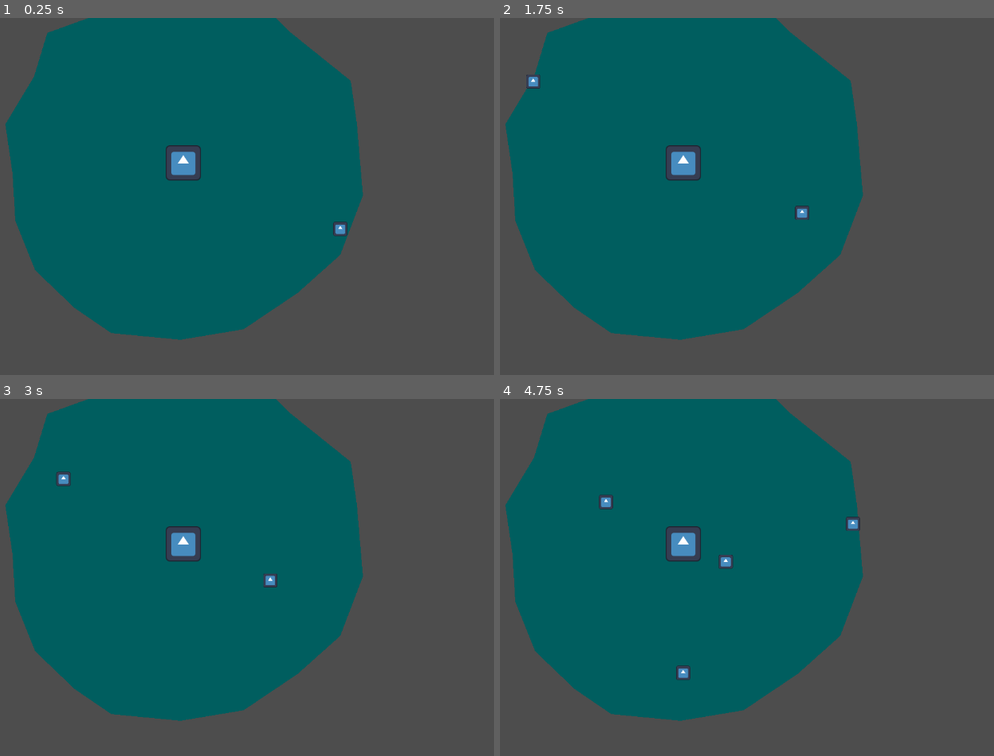
Above: before the commit, frames 1-4 (two rows, left to right).
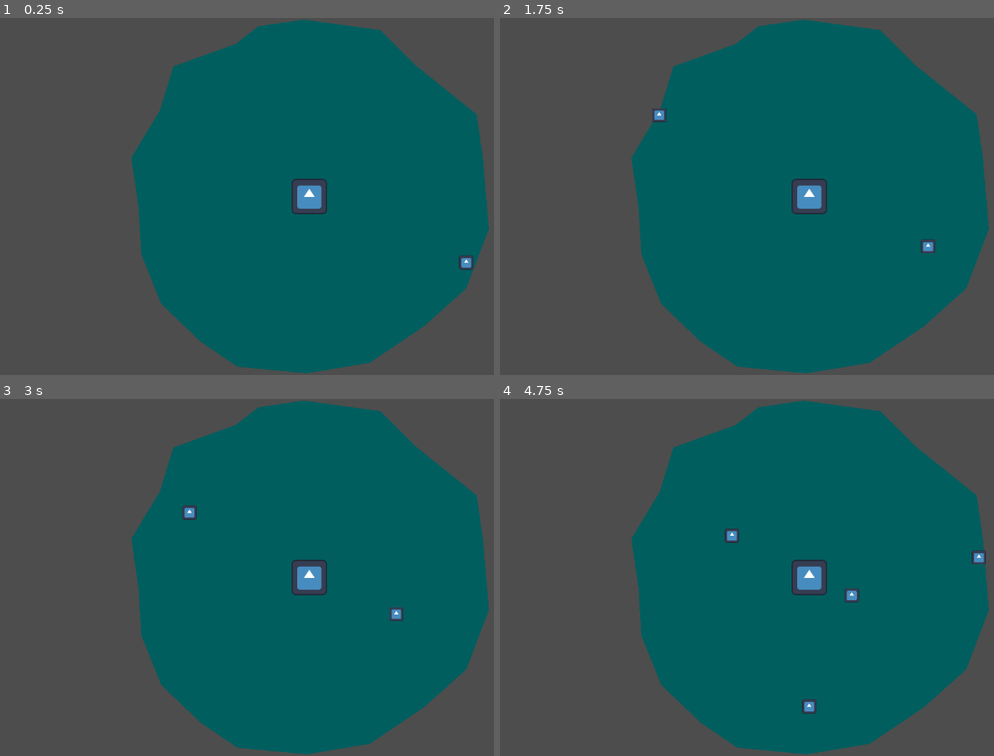
Above: after the commit, the same moments.

Repository: alifeee/loop
Game: Godot game, scene res://scenes/main.tscn
The game is run twice, just before and just after one commit, with the same random seed, the same clock (stepped at 60 frames per second) and the same inputs. The engine's default icon, where the game draws it, is replaced by a stand-in: a white triangle on a blue panel in a dark square.
Inputs (mouse positions are in pixels of both pictures, inside the frame that each line leads up to):
- Up to frame 1 (0.25 s): no input
- Up to frame 2 (1.75 s): move the mouse to (949, 178) at 0.52 s; click (949, 178) at 0.67 s; move the mouse to (682, 214) at 1.27 s; click (682, 214) at 1.42 s
- Up to frame 3 (3 s): move the mouse to (370, 498) at 2.02 s; click (370, 498) at 2.17 s; move the mouse to (276, 648) at 2.77 s; click (276, 648) at 2.92 s
- Up to frame 4 (4.75 s): move the mouse to (outside the picture) at 3.52 s; click (outside the picture) at 3.67 s; move the mouse to (618, 523) at 4.27 s; click (618, 523) at 4.42 s

The runs differ from the first frame. In frame 1, 51% of the frame differs, in the area x 1-100%, y 0-100%; in frame 2, 51%; in frame 3, 51%; in frame 4, 51%.

Commit message:
changed camera pos

Diff:
--- a/scenes/main.tscn
+++ b/scenes/main.tscn
@@ -33,7 +33,7 @@
 DAMAGE_PERCENT = 50.0
 
 [node name="Camera2D" type="Camera2D" parent="."]
-position = Vector2(803, 385)
+position = Vector2(575, 324)
 script = ExtResource("5_tefeu")
 
 [connection signal="timeout" from="InsidePortal/SpawnTimer" to="InsidePortal" method="_on_timer_timeout"]
Not shown: 1 places in scenes/globals.tscn that only renumber resources
Not shown: 1 places in scenes/main.tscn that only renumber resources
